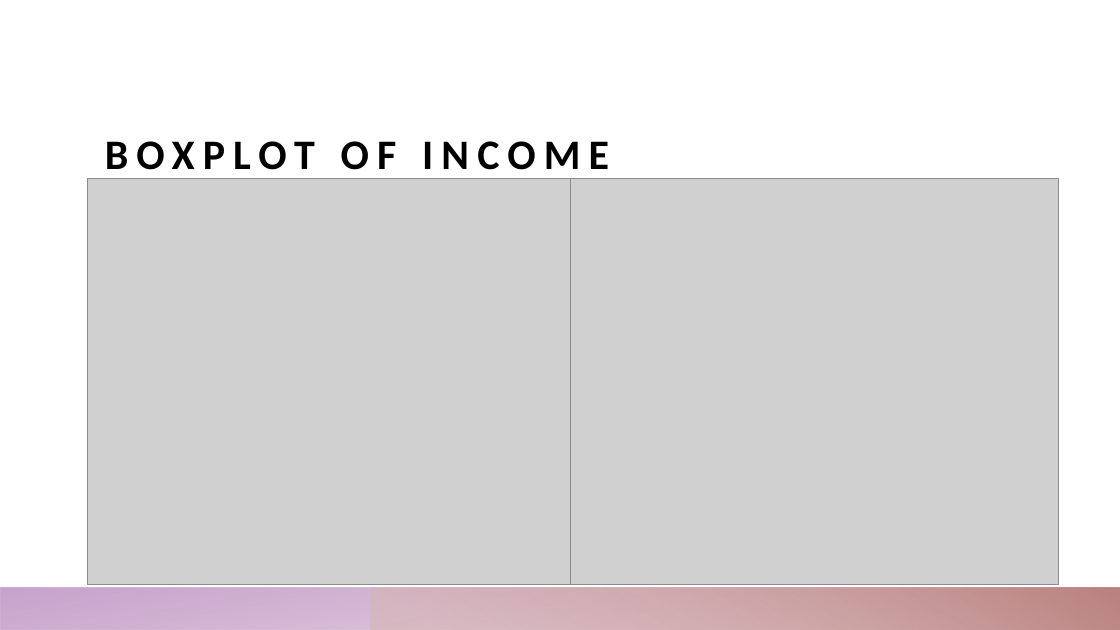
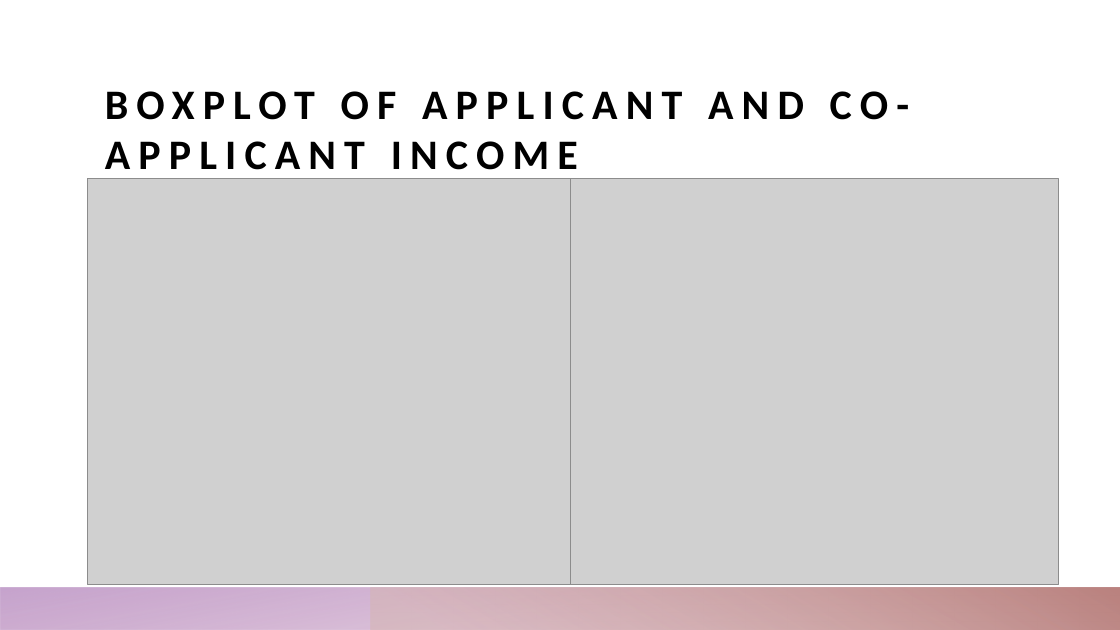
Before and after one commit to rafaelaqfc/Loan-Prediction-Project, a slide deck: slide 6 of Presentation.pptx. Drawn at 1120x630 pixels with LibreOffice and Linux fonts; fonts in the diff are those of the drawing; grey boxes stand for pictures. Boxes give left, top, right and bottom in pixels: in the first picture for what was removed or moved away, otherwise in the second. Text is boxed around its words. In the diff, an @@ line names an element or a change of style, - is before the commit and + after.

```diff
--- a/Presentation.pptx
+++ b/Presentation.pptx
@@ title at (105,91,909,180): text changed @@
-BOXPLOT OF INCOME
+BOXPLOT OF APPLICANT AND CO-APPLICANT INCOME
```
Also in this commit, not shown: 2 other slides changed, 3 slides added, 1 slide removed, 1 other file.
